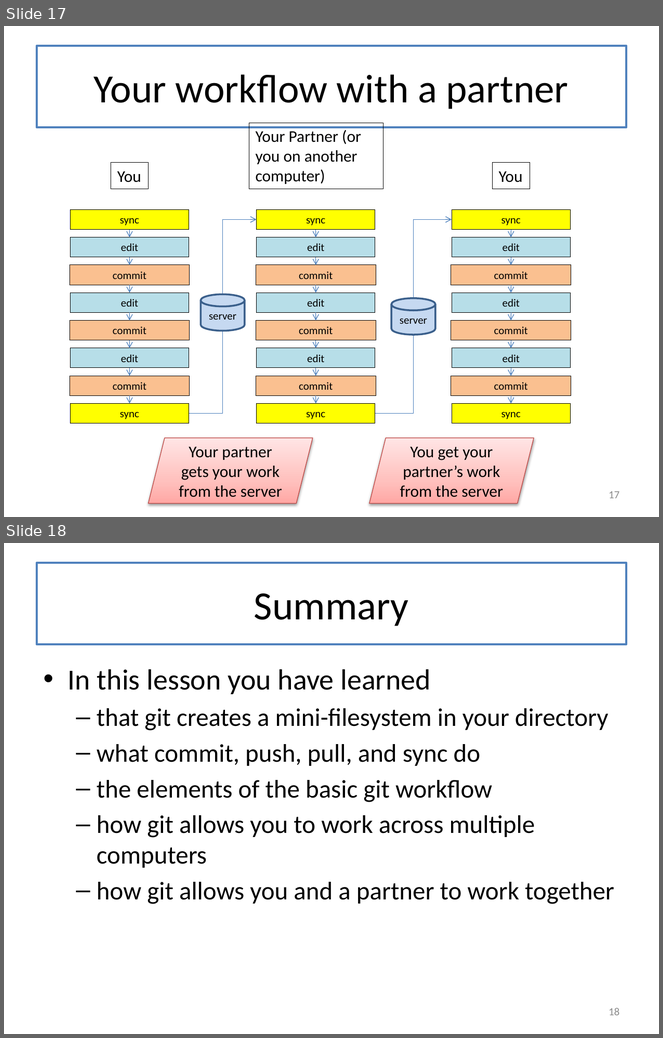
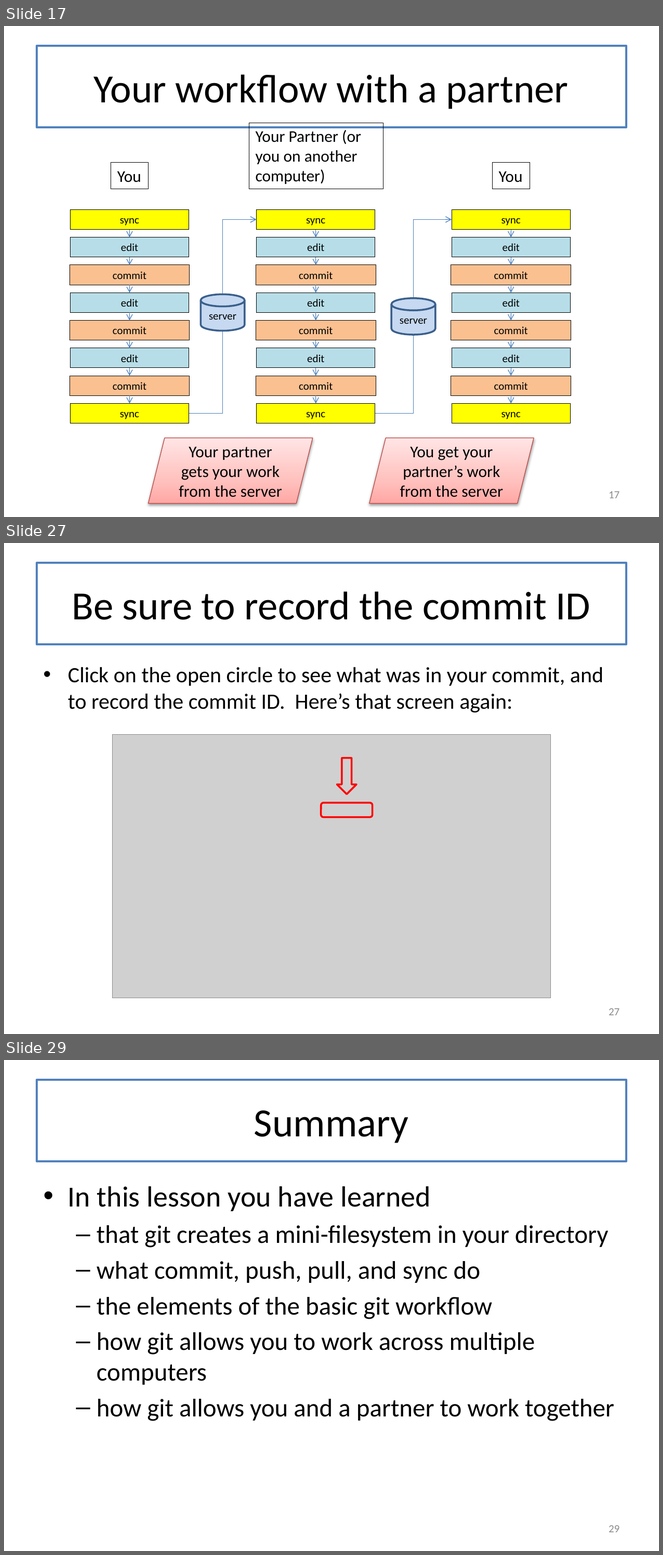
Before and after one commit to mwand/cs5010f16, a slide deck: Slides/Lesson 0.5 Introduction to Git.pptx. Shown one above the other, each under a label of ours: slides 17 and 18 before the commit, slides 17, 27 and 29 after it; the slides between them are not shown. The pictures are 663x1038 and 663x1555 pixels, drawn with LibreOffice and Linux fonts; fonts in the diff are those of the drawing; grey boxes stand for pictures. Boxes give left, top, right and bottom in pixels: in the first picture for what was removed or moved away, otherwise in the second. Text is boxed around its words. In the diff, an @@ line names an element or a change of style, - is before the commit and + after.

Commit message:
updated L0.5 with screenshots of new Github Desktop

```diff
--- a/Slides/Lesson 0.5 Introduction to Git.pptx
+++ b/Slides/Lesson 0.5 Introduction to Git.pptx
@@ slide 27 added at [4, 543, 659, 1034], background #FFFFFF @@
@@ title added at [37, 563, 626, 644], outline #4F81BD 2.25 pt, 44 pt, text #000000 @@
+Be sure to record the commit ID
@@ text added at [68, 667, 604, 713], 24 pt, text #000000 @@
+• Click on the open circle to see what was in your commit, and to record the commit ID. Here’s that screen again:
@@ picture added at [112, 734, 551, 999] @@
@@ right arrow added at [337, 758, 357, 794], outline #FF0000 2 pt @@
@@ rounded rectangle added at [321, 803, 373, 818], outline #FF0000 2 pt @@
@@ page number added at [609, 1008, 620, 1016], 12 pt, text #8C8C8C @@
+27
@@ what was slide 18 is now slide 29 @@
@@ page number at [609, 1525, 620, 1533]: text changed @@
-18
+29
```
Also in this commit, not shown: 10 other slides added, 14 other files.
